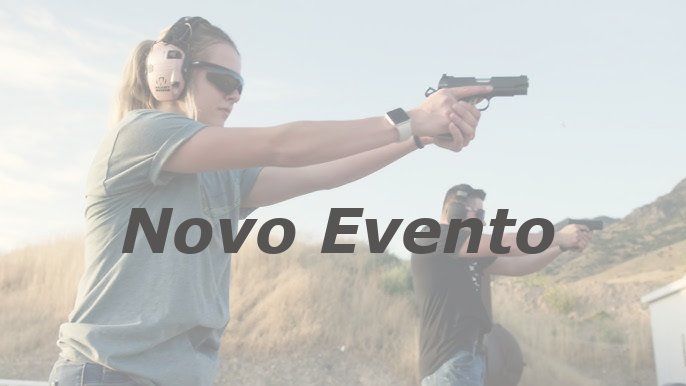
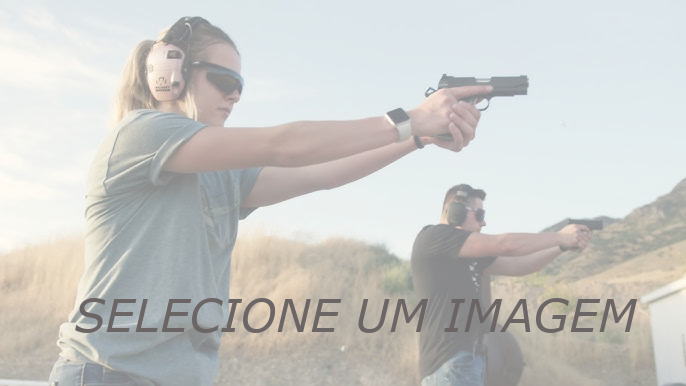
Layers edited between the first and the second 686px x 386px image:
renamed "Novo Evento" to "SELECIONE UM IMAGEM", painted on it over [75, 208, 638, 333]
